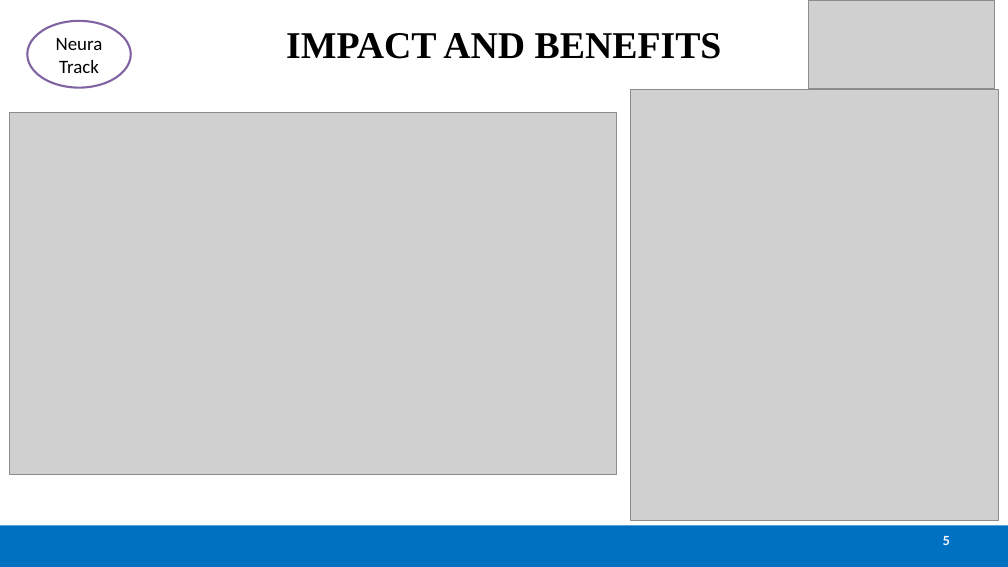
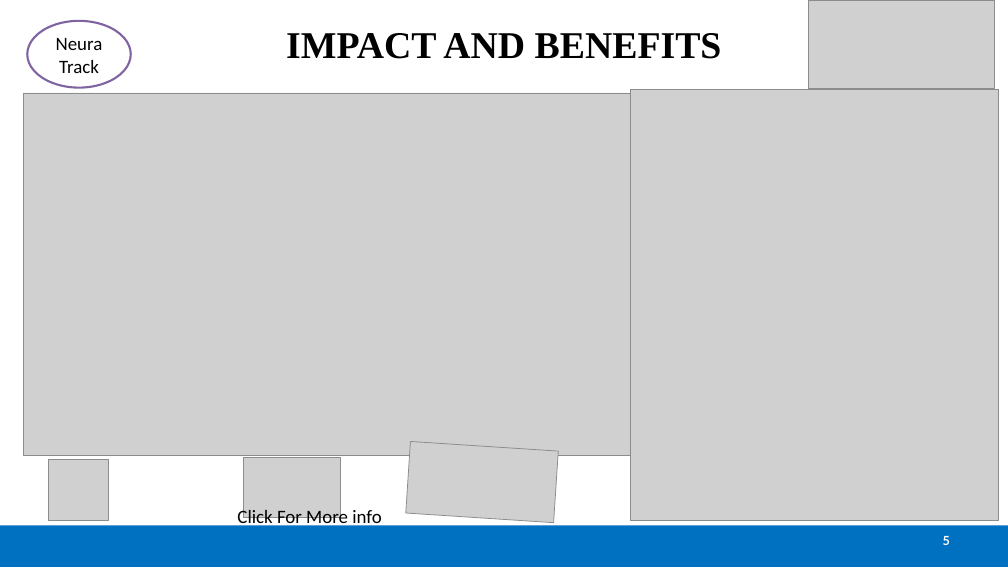
Before and after one commit to GudlaVishal-23/Trace-X, a slide deck: slide 5 of SIH2026-IDEA-Presentation-with-traceX last2.pptx. Drawn at 1008x567 pixels with LibreOffice and Linux fonts; fonts in the diff are those of the drawing; grey boxes stand for pictures. Boxes give left, top, right and bottom in pixels: in the first picture for what was removed or moved away, otherwise in the second. Text is boxed around its words. In the diff, an @@ line names an element or a change of style, - is before the commit and + after.

```diff
--- a/SIH2026-IDEA-Presentation-with-traceX last2.pptx
+++ b/SIH2026-IDEA-Presentation-with-traceX last2.pptx
@@ picture: place and size @@
-picture at [9,113,616,475]
+picture at [23,93,631,455]
@@ picture added at [406,442,558,523] @@
@@ picture added at [48,460,109,520] @@
@@ picture added at [243,457,341,517] @@
@@ text added at [237,507,382,528], 18 pt, text #000000 @@
+Click For More info
```
Also in this commit, not shown: 4 other slides changed, 3 other files.
